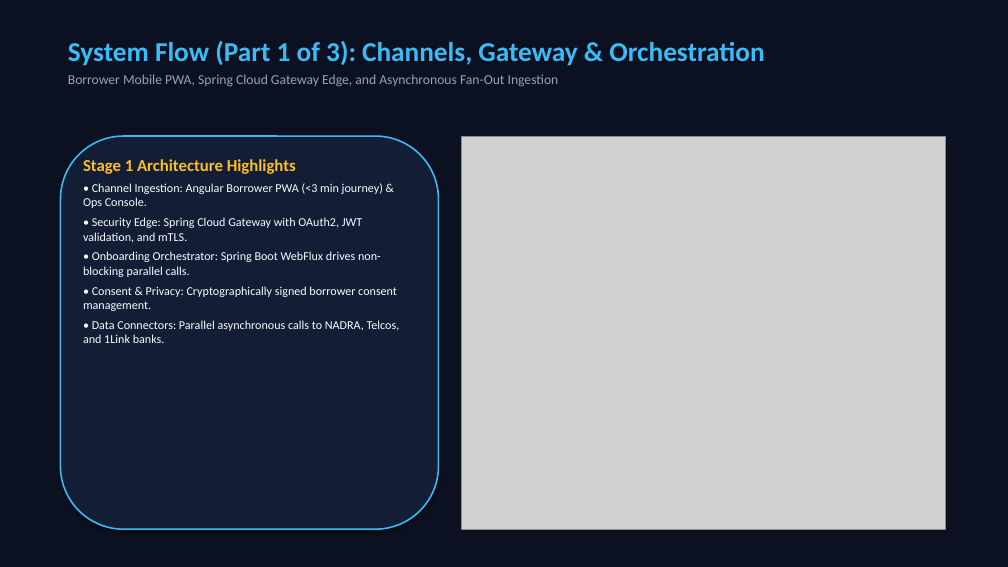
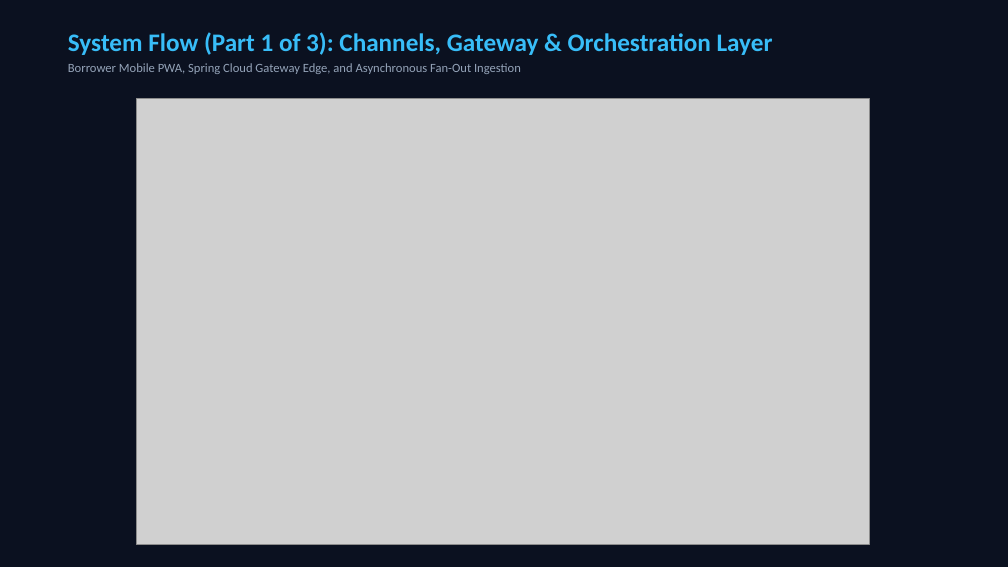
Before and after one commit to khayam1064/AI-CREDIT-SCORING, a slide deck: slide 3 of AI_Credit_Scoring_Conference_Master_Presentation.pptx. Drawn at 1008x567 pixels with LibreOffice and Linux fonts; fonts in the diff are those of the drawing; grey boxes stand for pictures. Boxes give left, top, right and bottom in pixels: in the first picture for what was removed or moved away, otherwise in the second. Text is boxed around its words. In the diff, an @@ line names an element or a change of style, - is before the commit and + after.

Commit message:
Dedicate clean full-screen flow diagrams across 3 presentation slides without text clutter

```diff
--- a/AI_Credit_Scoring_Conference_Master_Presentation.pptx
+++ b/AI_Credit_Scoring_Conference_Master_Presentation.pptx
@@ text "System Flow (Part 1 of ...": place and size @@
-text "System Flow (Part 1 of ..." at (68, 41, 764, 87)
+text "System Flow (Part 1 of ..." at (68, 32, 773, 74)
@@ text at (68, 32, 773, 55): text changed; size 26 to 24 pt @@
-System Flow (Part 1 of 3): Channels, Gateway & Orchestration
+System Flow (Part 1 of 3): Channels, Gateway & Orchestration Layer
@@ text at (68, 63, 521, 74): size 13 to 12 pt in "Borrower Mobile PWA, Spring Cloud Gateway Edge, ..."; less space between paragraphs @@
@@ picture: place and size @@
-picture at (461, 136, 945, 529)
+picture at (136, 98, 870, 544)
@@ rounded rectangle removed at (60, 136, 439, 529) @@
@@ text removed at (83, 159, 400, 343) @@
-Stage 1 Architecture Highlights
-• Channel Ingestion: Angular Borrower PWA (<3 min journey) & Ops Console.
-• Security Edge: Spring Cloud Gateway with OAuth2, JWT validation, and mTLS.
-• Onboarding Orchestrator: Spring Boot WebFlux drives non-blocking parallel calls.
-• Consent & Privacy: Cryptographically signed borrower consent management.
-• Data Connectors: Parallel asynchronous calls to NADRA, Telcos, and 1Link banks.
```
Also in this commit, not shown: 15 other slides changed.
